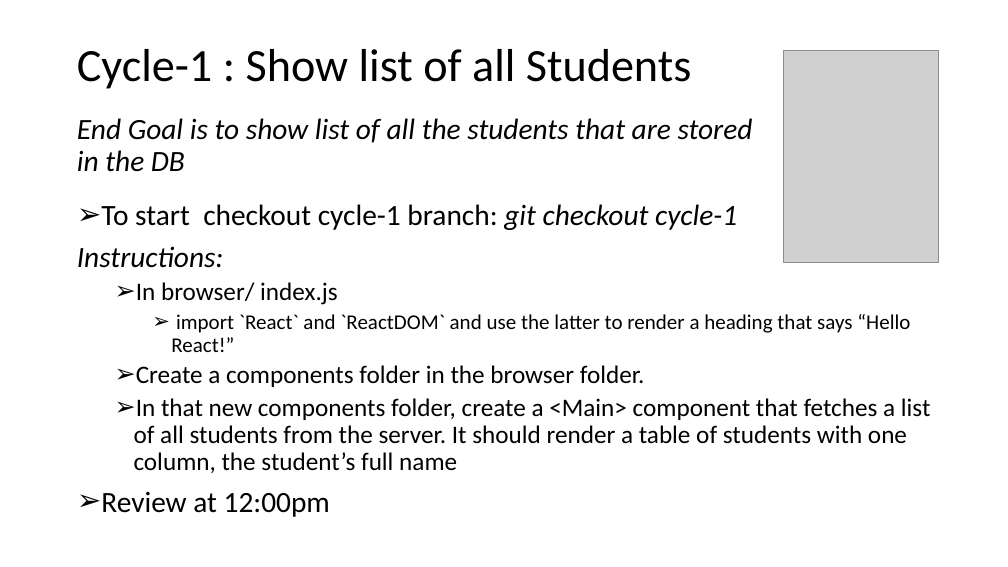
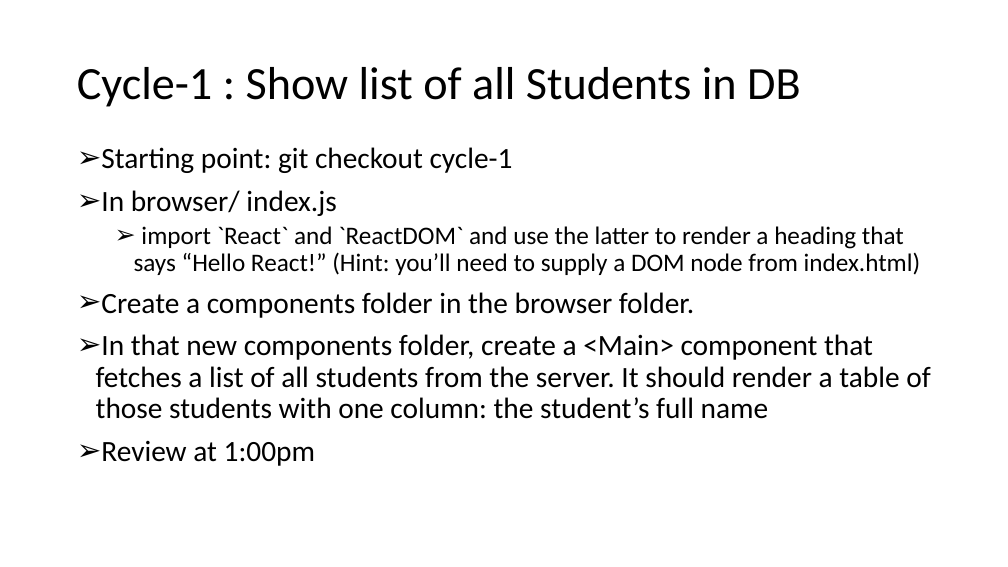
Before and after one commit to FullstackAcademy/Study-Saturday-React, a slide deck: slide 3 of Study-Saturday-w3.pptx. Drawn at 1008x567 pixels with LibreOffice and Linux fonts; fonts in the diff are those of the drawing; grey boxes stand for pictures. Boxes give left, top, right and bottom in pixels: in the first picture for what was removed or moved away, otherwise in the second. Text is boxed around its words. In the diff, an @@ line names an element or a change of style, - is before the commit and + after.

Commit message:
add updated slides

```diff
--- a/Study-Saturday-w3.pptx
+++ b/Study-Saturday-w3.pptx
@@ picture removed at (784,51,938,263) @@
@@ title at (77,67,800,107): text changed @@
-Cycle-1 : Show list of all Students
+Cycle-1 : Show list of all Students in DB
@@ text removed at (77,118,753,172) @@
-End Goal is to show list of all the students that are stored in the DB
@@ text "Starting point: git checkout cycle-1": place and size @@
-text "Starting point: git checkout cycle-1" at (77,204,931,517)
+text "Starting point: git checkout cycle-1" at (96,147,930,466)
@@ text at (101,147,513,173): text changed; italic off @@
-➢ To start checkout cycle-1 branch: git checkout cycle-1
-Instructions:
+➢ Starting point: git checkout cycle-1
@@ text at (101,190,694,318): size 24 to 28 pt in "In browser/ index.js", "Create a components folder in the browser ..."; list level 2 to 1 in "In browser/ index.js"; list level 2 to 1 in "Create a components folder in ..." @@
@@ text at (134,226,921,275): text changed; size 20 to 24 pt @@
-    ➢ import `React` and `ReactDOM` and use the latter to render a heading that says “Hello React!”
+  ➢ import `React` and `ReactDOM` and use the latter to render a heading that says “Hello React!” (Hint: you’ll need to supply a DOM node from index.html)
@@ text at (96,334,930,466): text changed; size 24 to 28 pt @@
-  ➢ In that new components folder, create a <Main> component that fetches a list of all students from the server. It should render a table of students with one column, the student’s full name
-➢ Review at 12:00pm
+➢ In that new components folder, create a <Main> component that fetches a list of all students from the server. It should render a table of those students with one column: the student’s full name
+➢ Review at 1:00pm
```
Also in this commit, not shown: 1 other slide changed, 1 other file.
